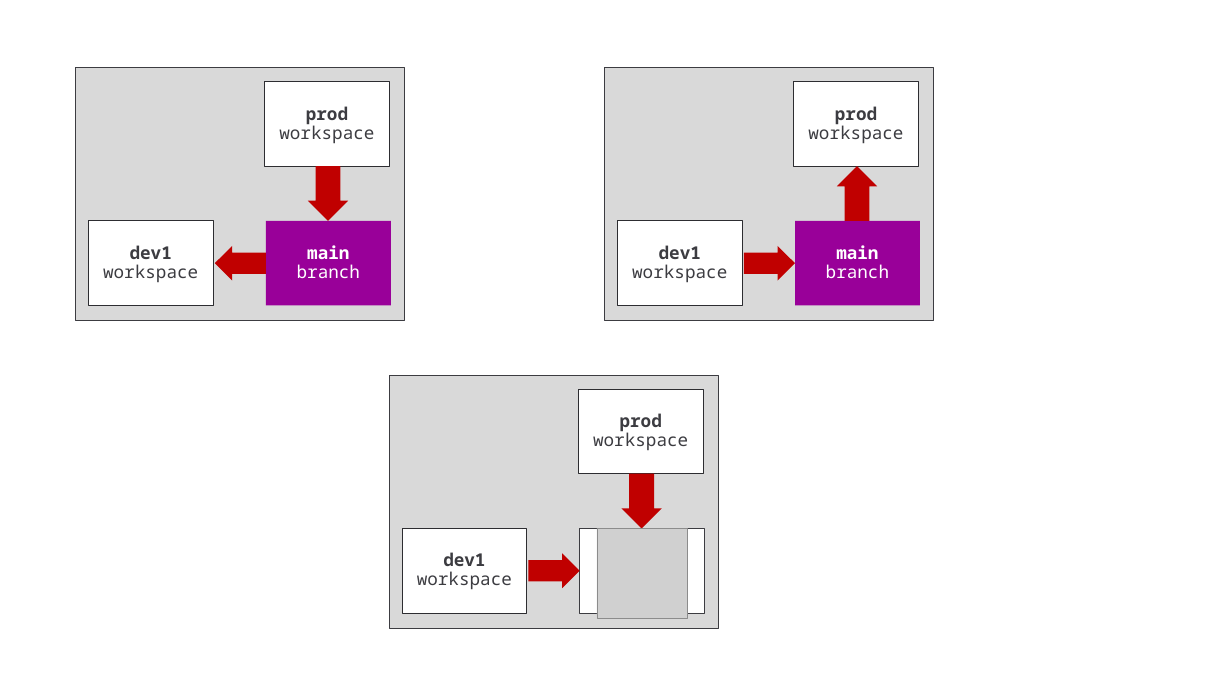
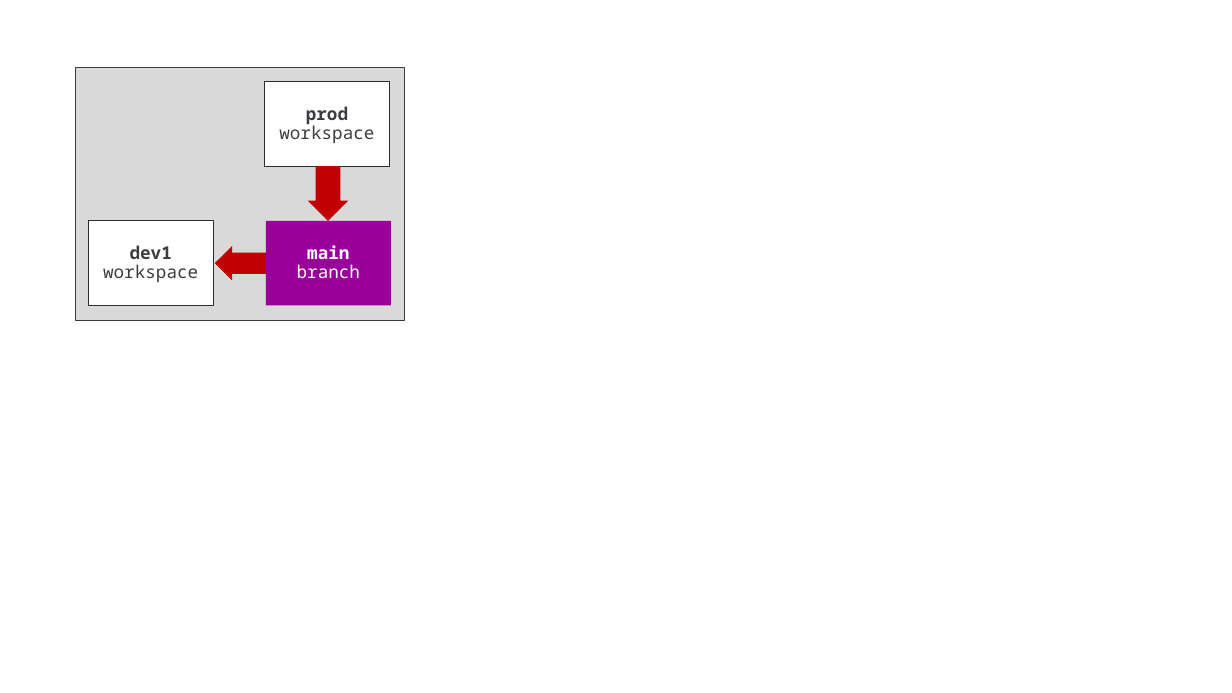
Before and after one commit to FabricDevCamp/fabric-cicd-whitepaper, a slide deck: slide 16 of Part 1 - Overview of Fabric CICD.pptx (slide 15 before the commit). Drawn at 1232x693 pixels with LibreOffice and Linux fonts; fonts in the diff are those of the drawing; grey boxes stand for pictures. Boxes give left, top, right and bottom in pixels: in the first picture for what was removed or moved away, otherwise in the second. Text is boxed around its words. In the diff, an @@ line names an element or a change of style, - is before the commit and + after.

```diff
--- a/Part 1 - Overview of Fabric CICD.pptx
+++ b/Part 1 - Overview of Fabric CICD.pptx
@@ rectangle removed at [605,68,934,321] @@
@@ rectangle removed at [794,82,919,166] @@
-prod
-workspace
@@ right arrow removed at [837,166,877,221] @@
@@ rectangle removed at [618,221,743,305] @@
-dev1
-workspace
@@ rectangle removed at [795,221,920,305] @@
-main
-branch
@@ right arrow removed at [744,245,794,280] @@
@@ rectangle removed at [390,375,718,628] @@
@@ rectangle removed at [578,390,703,474] @@
-prod
-workspace
@@ right arrow removed at [621,474,662,529] @@
@@ rectangle removed at [402,528,527,612] @@
-dev1
-workspace
@@ rectangle removed at [580,528,705,612] @@
@@ picture removed at [597,528,688,619] @@
@@ right arrow removed at [528,553,579,588] @@
```
Also in this commit, not shown: 7 other slides changed, 7 slides added, 4 slides removed, 1 other file.
